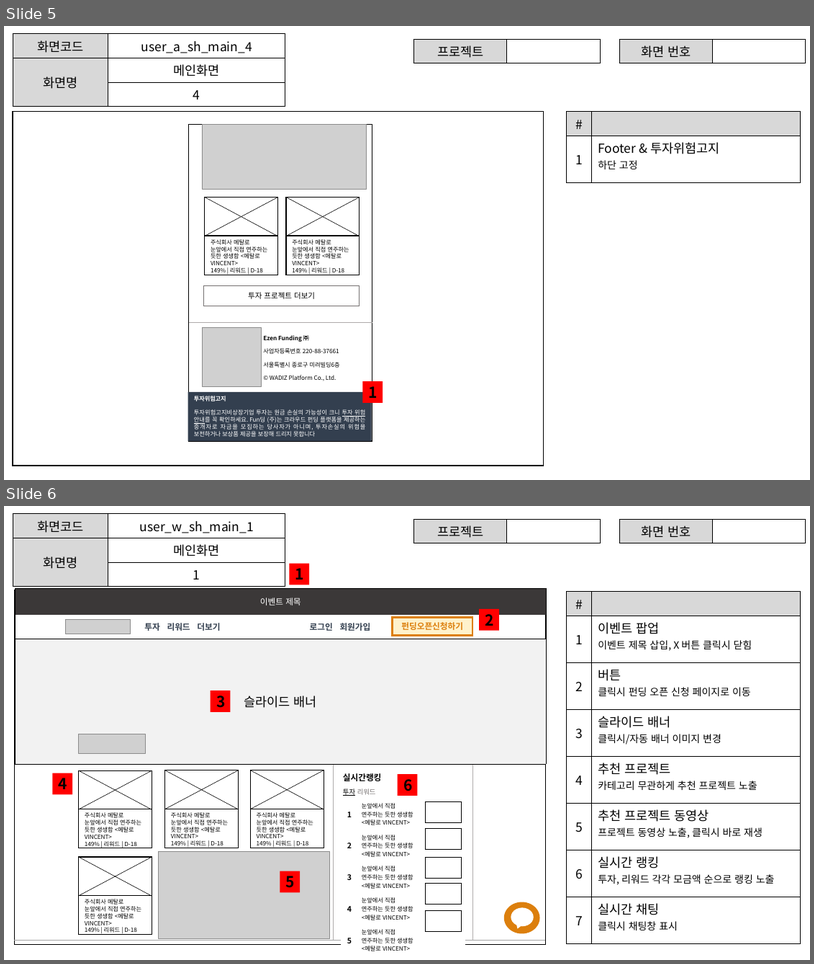
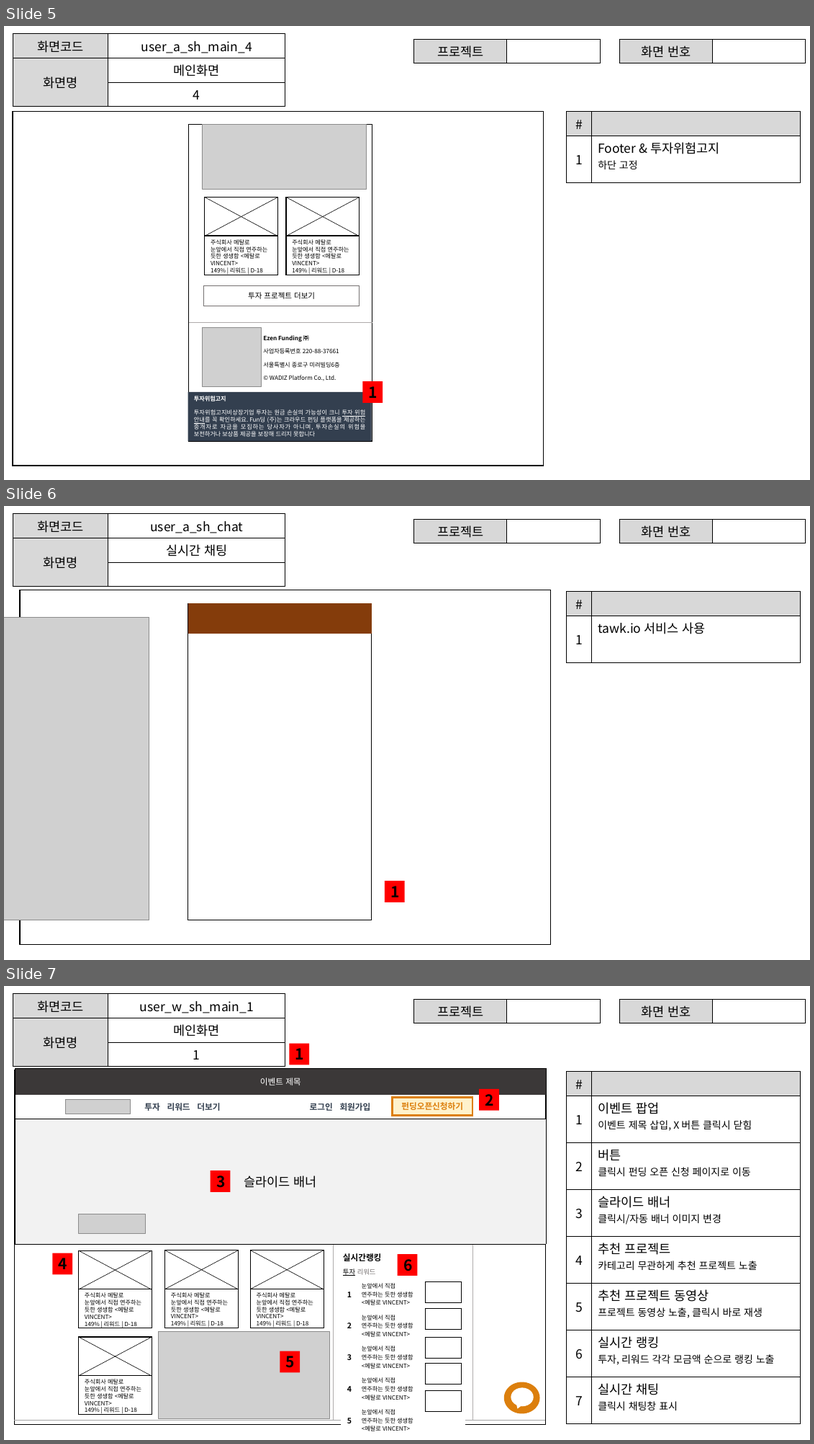
Before and after one commit to ezenteam2/EzenCrowdFunding, a slide deck: project03 화면설계서/project03 - 화면 설계서 - 서희.pptx. Shown one above the other, each under a label of ours: slides 5 and 6 before the commit, slides 5, 6 and 7 after it. The pictures are 814x964 and 814x1444 pixels, drawn with LibreOffice and Linux fonts; fonts in the diff are those of the drawing; grey boxes stand for pictures; background and template pictures are left out. Boxes give left, top, right and bottom in pixels: in the first picture for what was removed or moved away, otherwise in the second. Text is boxed around its words. In the diff, an @@ line names an element or a change of style, - is before the commit and + after.

```diff
--- a/project03 화면설계서/project03 - 화면 설계서 - 서희.pptx
+++ b/project03 화면설계서/project03 - 화면 설계서 - 서희.pptx
@@ slide 6 added at box(4, 506, 810, 960), background #FFFFFF @@
@@ table added at box(13, 514, 286, 577), 3 rows, 2 columns @@
+화면코드 | user_a_sh_chat
+화면명 | 실시간 채팅
+ | 
@@ table added at box(414, 519, 600, 541), 1 rows, 2 columns @@
+프로젝트 | 
@@ table added at box(620, 519, 806, 541), 1 rows, 2 columns @@
+화면 번호 | 
@@ rectangle added at box(20, 590, 551, 944), fill #FFFFFF, outline #000000 1 pt @@
@@ table added at box(567, 591, 801, 662), 2 rows, 2 columns @@
+# | 
+1 | tawk.io 서비스 사용
@@ rectangle added at box(188, 603, 373, 920), outline #000000 1 pt @@
@@ rectangle added at box(188, 603, 373, 633), fill #843C0B @@
@@ picture added at box(4, 618, 149, 920) @@
@@ rectangle added at box(385, 880, 405, 901), fill #FF0000, 18 pt, text #000000, bold @@
+1
@@ what was slide 6 is now slide 7 @@
```
Also in this commit, not shown: 1 other slide added, 1 other file.
